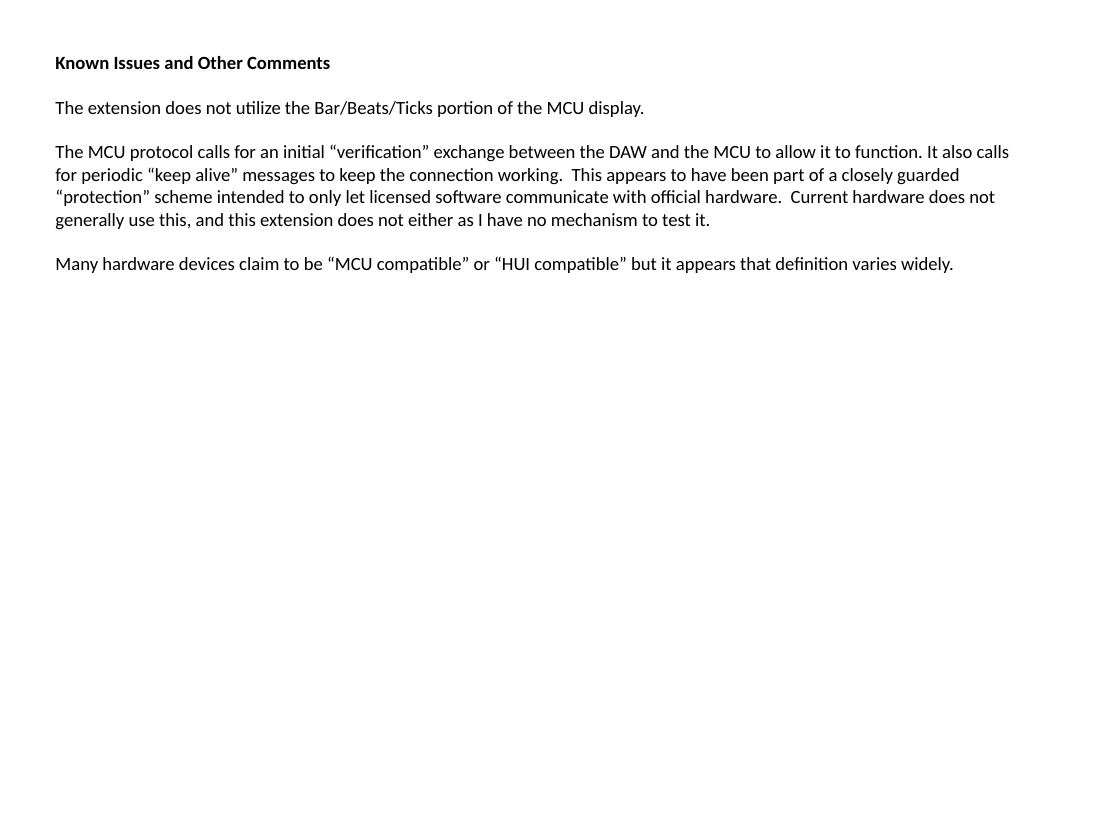
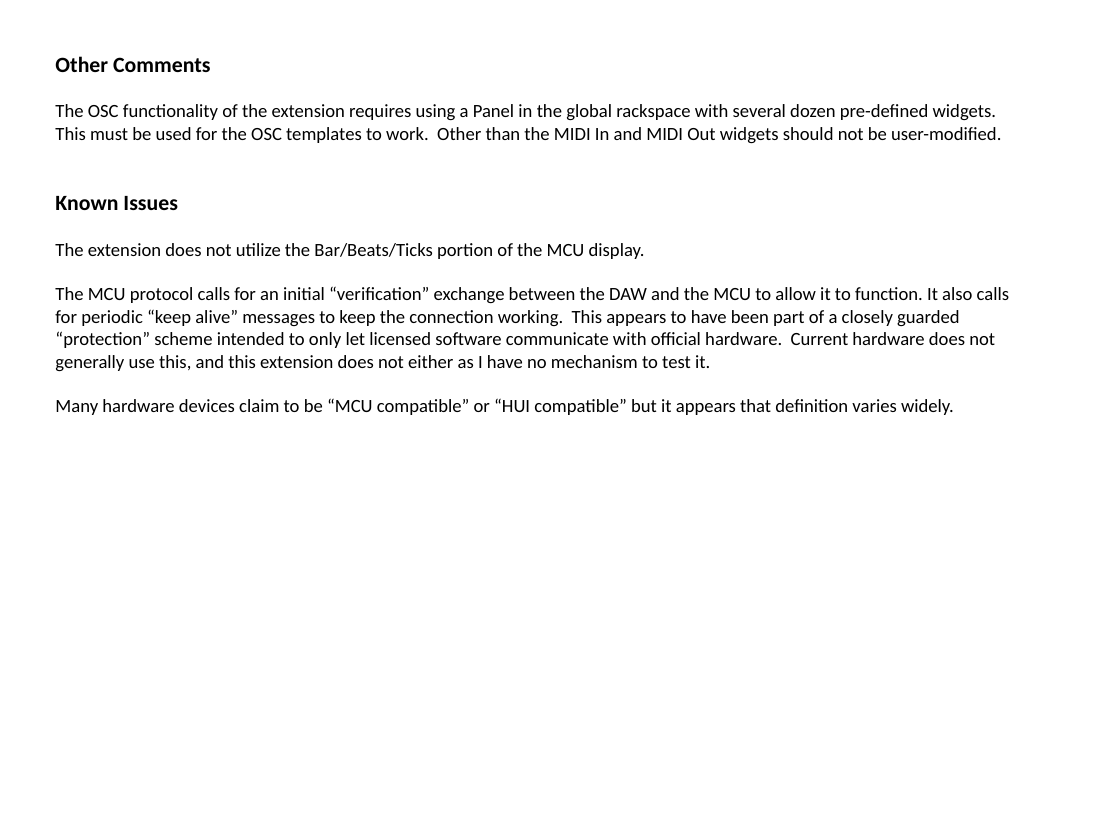
Before and after one commit to WidnerM/GP-MCU, a slide deck: slide 10 of MCU Extension.pptx. Drawn at 1120x840 pixels with LibreOffice and Linux fonts; fonts in the diff are those of the drawing. Boxes give left, top, right and bottom in pixels: in the first picture for what was removed or moved away, otherwise in the second. Text is boxed around its words. In the diff, an @@ line names an element or a change of style, - is before the commit and + after.

```diff
--- a/MCU Extension.pptx
+++ b/MCU Extension.pptx
@@ text at (x1=55, y1=56, x2=1001, y2=210): text changed; bold off @@
-Known Issues and Other Comments
+Other Comments
+The OSC functionality of the extension requires using a Panel in the global rackspace with several dozen pre-defined widgets. This must be used for the OSC templates to work. Other than the MIDI In and MIDI Out widgets should not be user-modified.
+Known Issues
```
Also in this commit, not shown: 4 other slides changed, 2 other files.
